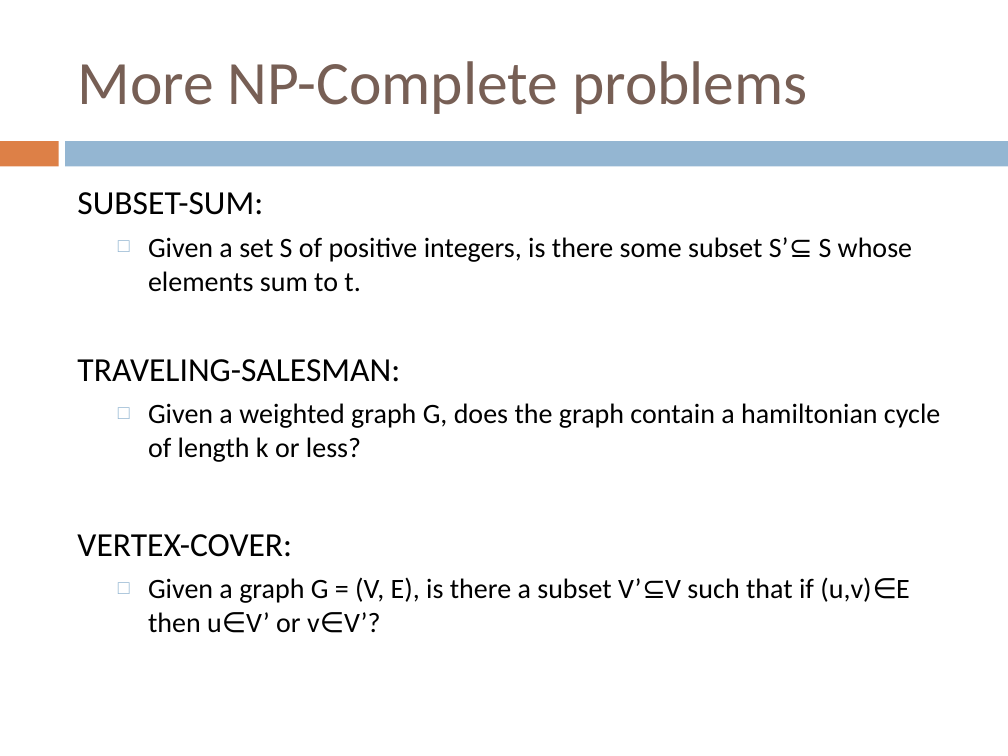
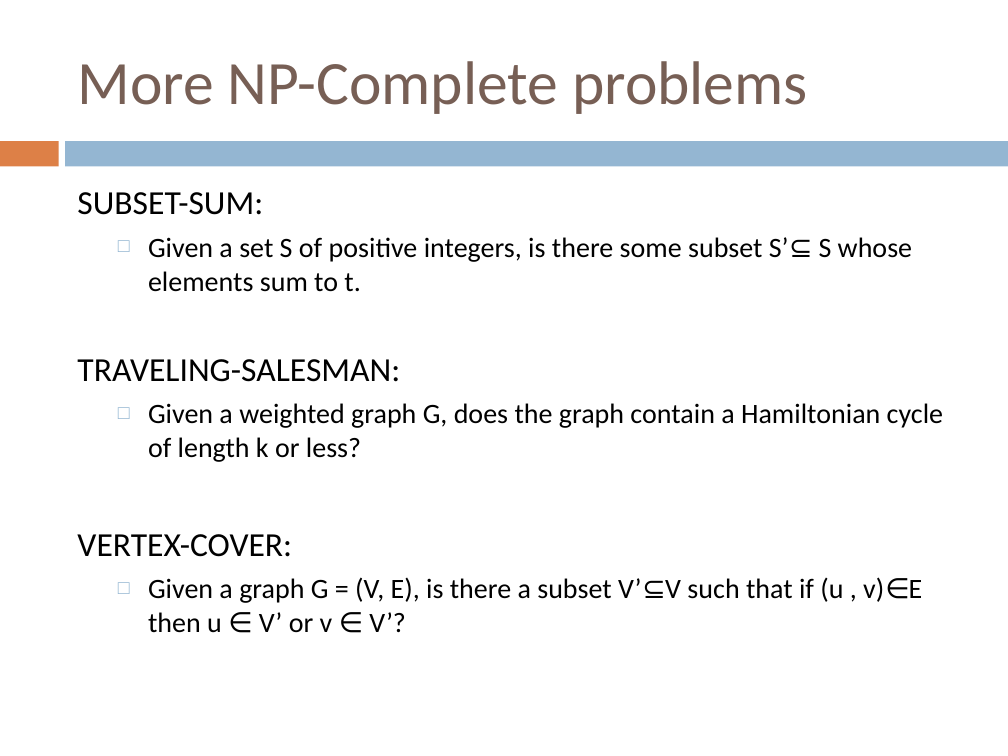
Before and after one commit to Collins-kariuk/Algorithms, a slide deck: slide 56 of Lectures/Lecture 24_NP-Complete Reductions.pptx. Drawn at 1008x756 pixels with LibreOffice and Linux fonts; fonts in the diff are those of the drawing. Boxes give left, top, right and bottom in pixels: in the first picture for what was removed or moved away, otherwise in the second. Text is boxed around its words. In the diff, an @@ line names an element or a change of style, - is before the commit and + after.

```diff
--- a/Lectures/Lecture 24_NP-Complete Reductions.pptx
+++ b/Lectures/Lecture 24_NP-Complete Reductions.pptx
@@ text at [148, 403, 943, 462]: text changed @@
-  □ Given a weighted graph G, does the graph contain a hamiltonian cycle of length k or less?
+  □ Given a weighted graph G, does the graph contain a Hamiltonian cycle of length k or less?
@@ text at [148, 577, 923, 633]: spaces changed @@
-  □ Given a graph G = (V, E), is there a subset V’⊆V such that if (u,v)∈E then u∈V’ or v∈V’?
+  □ Given a graph G = (V, E), is there a subset V’⊆V such that if (u , v)∈E then u ∈ V’ or v ∈ V’?
```
Also in this commit, not shown: 1 other slide changed, 1 other file.
